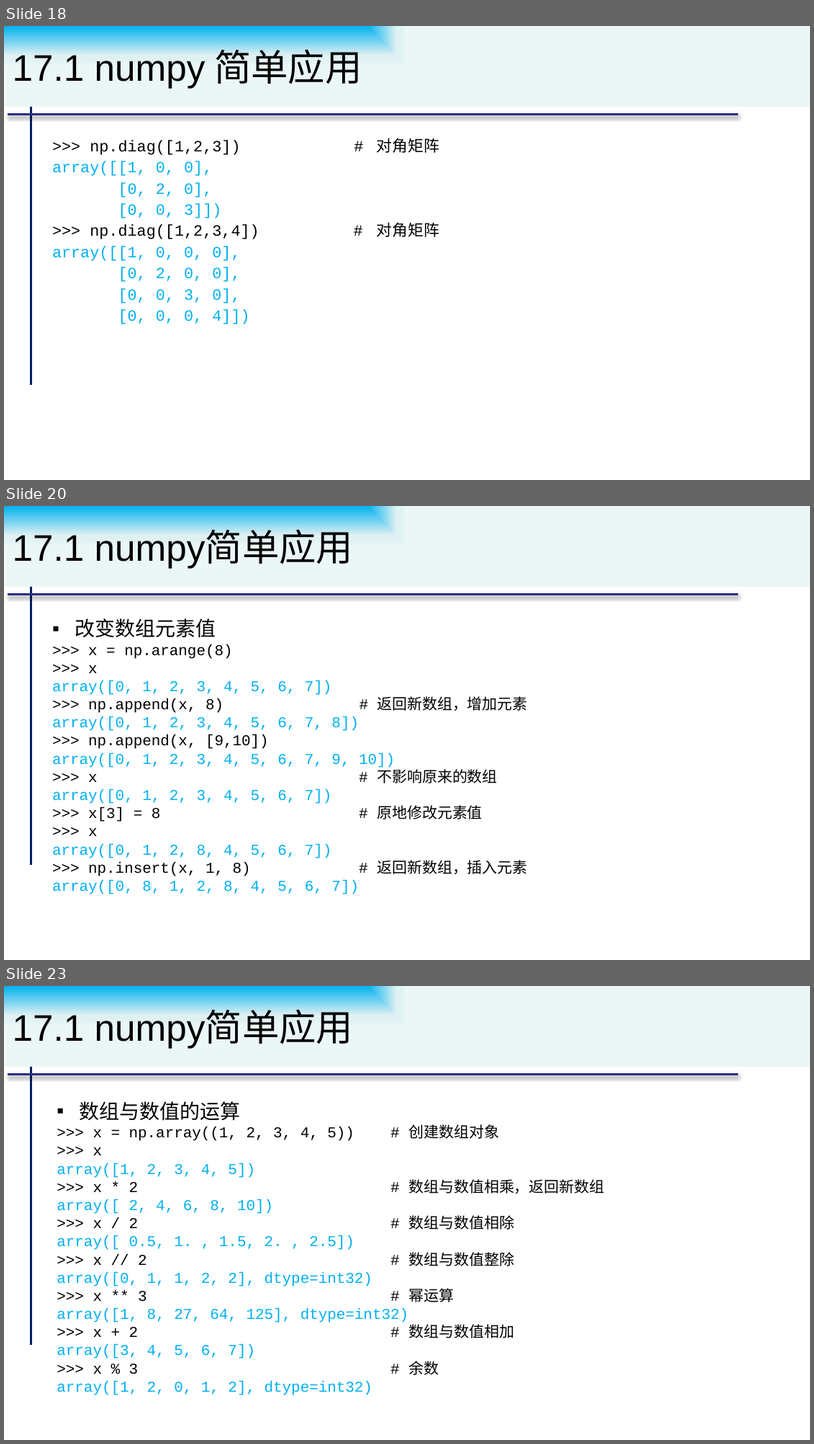
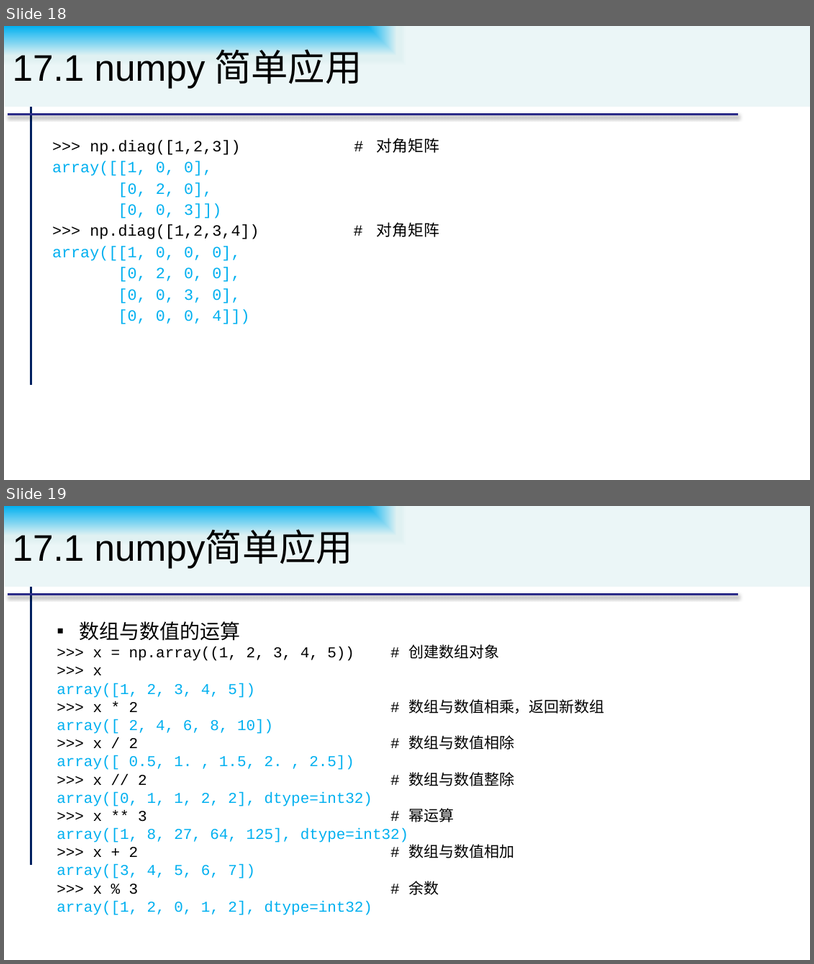
Before and after one commit to pengxj/PythonCourse, a slide deck: slides/第17章 1-科学计算.pptx. Shown one above the other, each under a label of ours: slides 18, 20 and 23 before the commit, slides 18 and 19 after it; the slides between them are not shown. The pictures are 814x1444 and 814x964 pixels, drawn with LibreOffice and Linux fonts; fonts in the diff are those of the drawing. Boxes give left, top, right and bottom in pixels: in the first picture for what was removed or moved away, otherwise in the second. Text is boxed around its words. In the diff, an @@ line names an element or a change of style, - is before the commit and + after.

```diff
--- a/slides/第17章 1-科学计算.pptx
+++ b/slides/第17章 1-科学计算.pptx
@@ slide 20 removed at (4, 506, 810, 960), background #FFFFFF; not listed: 2 template elements that a slide beside it also shows @@
@@ title removed at (4, 506, 810, 587) @@
-17.1 numpy简单应用
@@ text removed at (52, 618, 528, 894) @@
-▪ 改变数组元素值
->>> x = np.arange(8)
->>> x
-array([0, 1, 2, 3, 4, 5, 6, 7])
->>> np.append(x, 8) # 返回新数组，增加元素
-array([0, 1, 2, 3, 4, 5, 6, 7, 8])
->>> np.append(x, [9,10])
-array([0, 1, 2, 3, 4, 5, 6, 7, 9, 10])
->>> x # 不影响原来的数组
-array([0, 1, 2, 3, 4, 5, 6, 7])
->>> x[3] = 8 # 原地修改元素值
->>> x
-array([0, 1, 2, 8, 4, 5, 6, 7])
->>> np.insert(x, 1, 8) # 返回新数组，插入元素
-array([0, 8, 1, 2, 8, 4, 5, 6, 7])
@@ what was slide 23 is now slide 19 @@
```
Also in this commit, not shown: 4 slides changed, 18 other slides removed, 1 other file.
